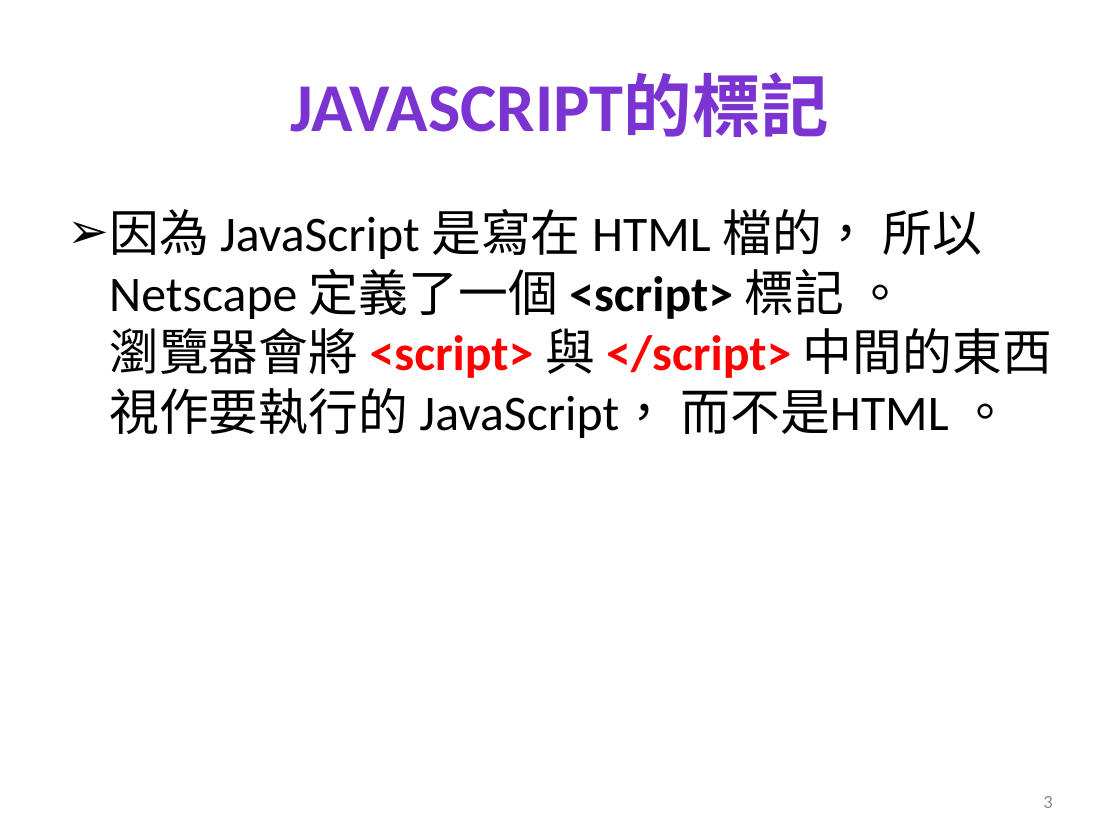
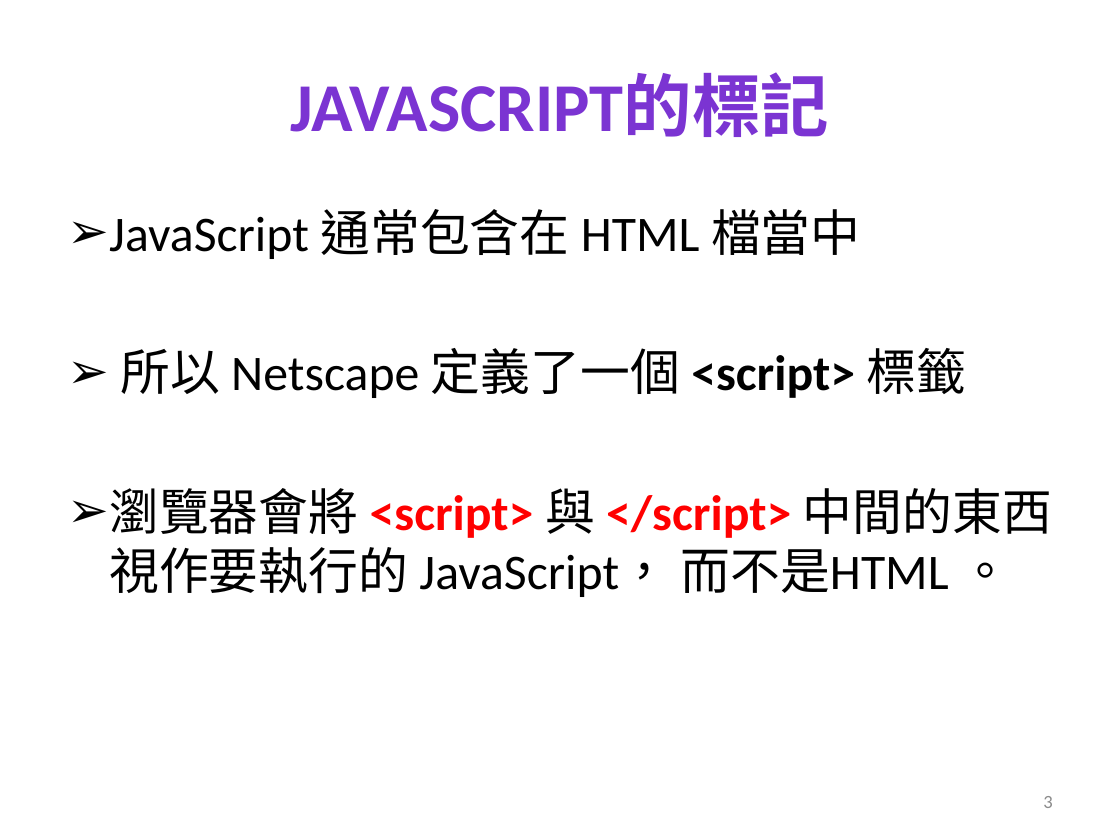
Before and after one commit to mos2718/W1, a slide deck: slide 3 of JS_Introduction/whereToWriteJS.pptx. Drawn at 1120x840 pixels with LibreOffice and Linux fonts; fonts in the diff are those of the drawing. Boxes give left, top, right and bottom in pixels: in the first picture for what was removed or moved away, otherwise in the second. Text is boxed around its words. In the diff, an @@ line names an element or a change of style, - is before the commit and + after.

```diff
--- a/JS_Introduction/whereToWriteJS.pptx
+++ b/JS_Introduction/whereToWriteJS.pptx
@@ text at (109,209,1052,597): text changed @@
-➢ 因為 JavaScript 是寫在 HTML 檔的， 所以 Netscape 定義了一個 <script> 標記 。
-  瀏覽器會將 <script> 與 </script> 中間的東西視作要執行的 JavaScript， 而不是HTML 。
+➢ JavaScript 通常包含在 HTML 檔當中
+➢ 所以 Netscape 定義了一個 <script> 標籤
+➢ 瀏覽器會將 <script> 與 </script> 中間的東西視作要執行的 JavaScript， 而不是HTML 。
```
Also in this commit, not shown: 2 other slides changed, 1 slide removed.
